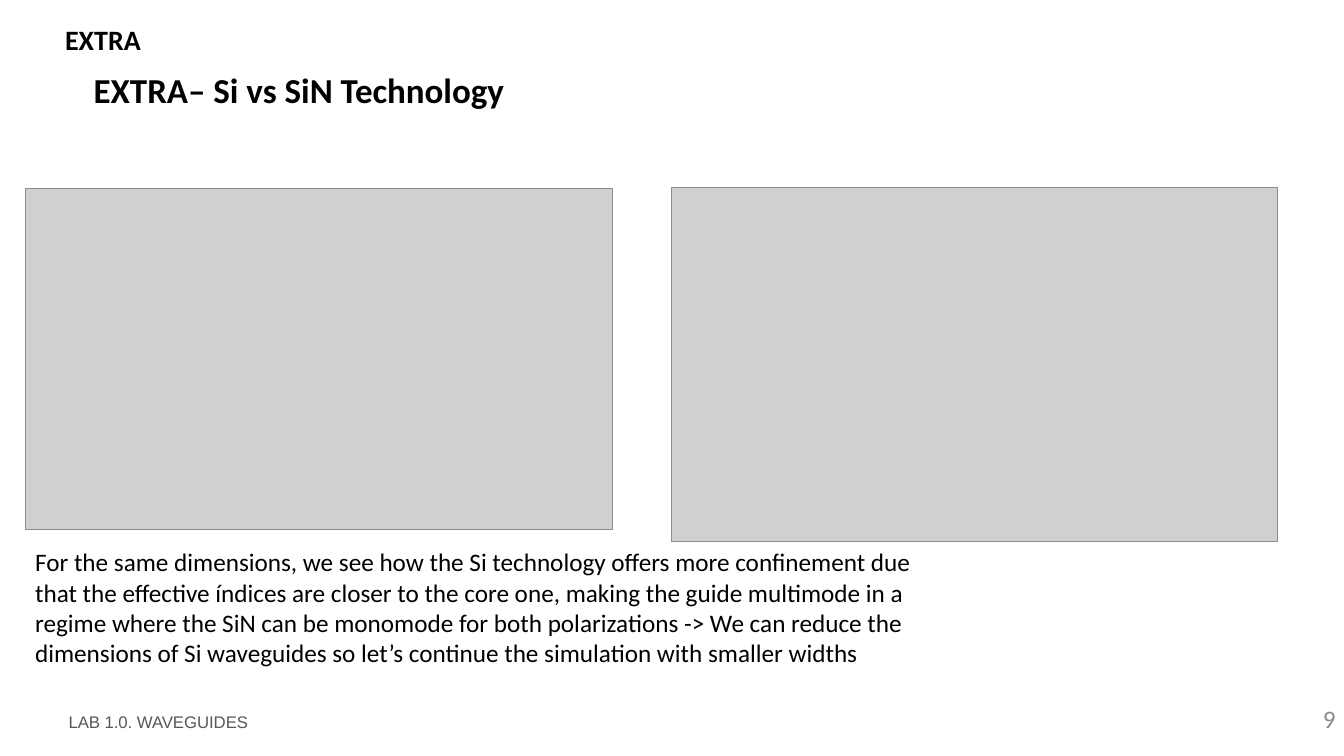
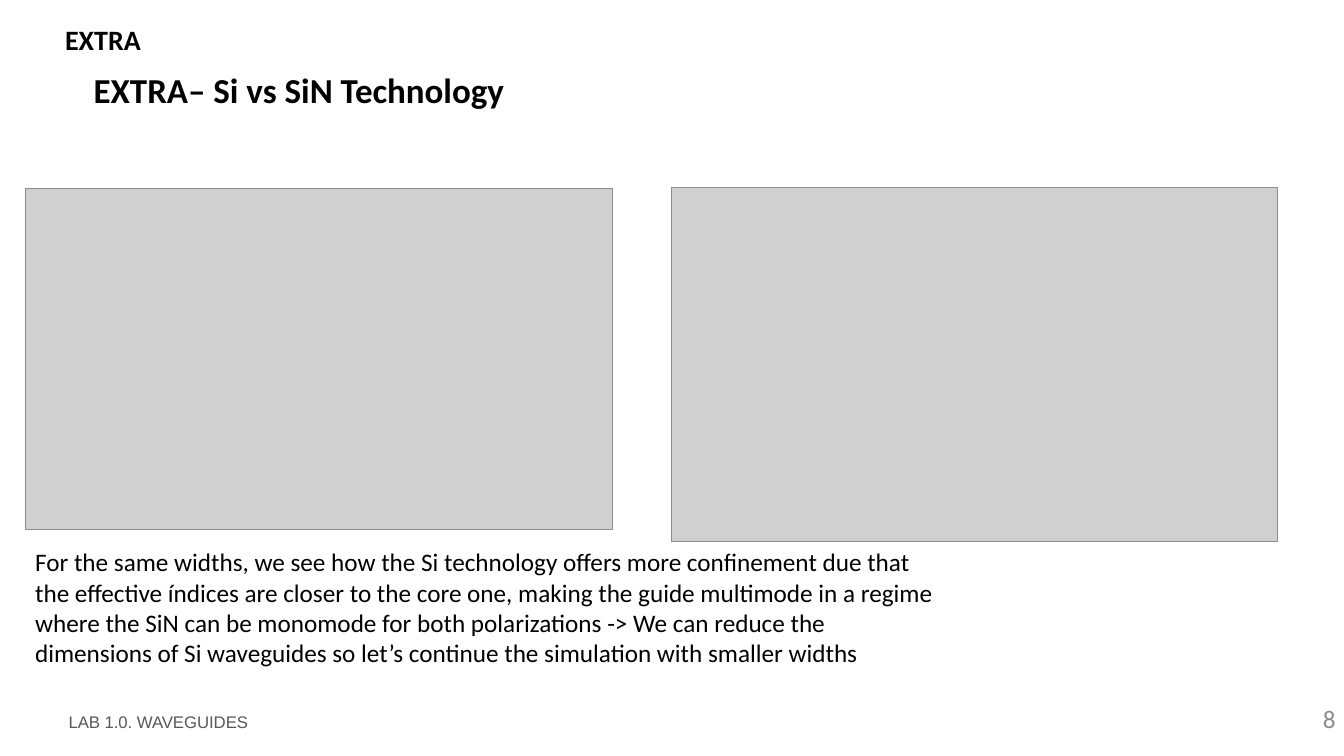
Before and after one commit to DBAEASE/pic-upv-lab1, a slide deck: slide 8 of LabBook_10.pptx (slide 9 before the commit). Drawn at 1344x756 pixels with LibreOffice and Linux fonts; fonts in the diff are those of the drawing; grey boxes stand for pictures; background and template pictures are left out. Boxes give left, top, right and bottom in pixels: in the first picture for what was removed or moved away, otherwise in the second. Text is boxed around its words. In the diff, an @@ line names an element or a change of style, - is before the commit and + after.

Commit message:
Avances ejs extras

```diff
--- a/LabBook_10.pptx
+++ b/LabBook_10.pptx
@@ text at (35, 553, 932, 667): text changed @@
-For the same dimensions, we see how the Si technology offers more confinement due that the effective índices are closer to the core one, making the guide multimode in a regime where the SiN can be monomode for both polarizations -> We can reduce the dimensions of Si waveguides so let’s continue the simulation with smaller widths
+For the same widths, we see how the Si technology offers more confinement due that the effective índices are closer to the core one, making the guide multimode in a regime where the SiN can be monomode for both polarizations -> We can reduce the dimensions of Si waveguides so let’s continue the simulation with smaller widths
@@ page number at (1323, 711, 1336, 728): text changed @@
-9
+8
```
Also in this commit, not shown: 4 other slides changed, 1 slide removed, 1 other file.
